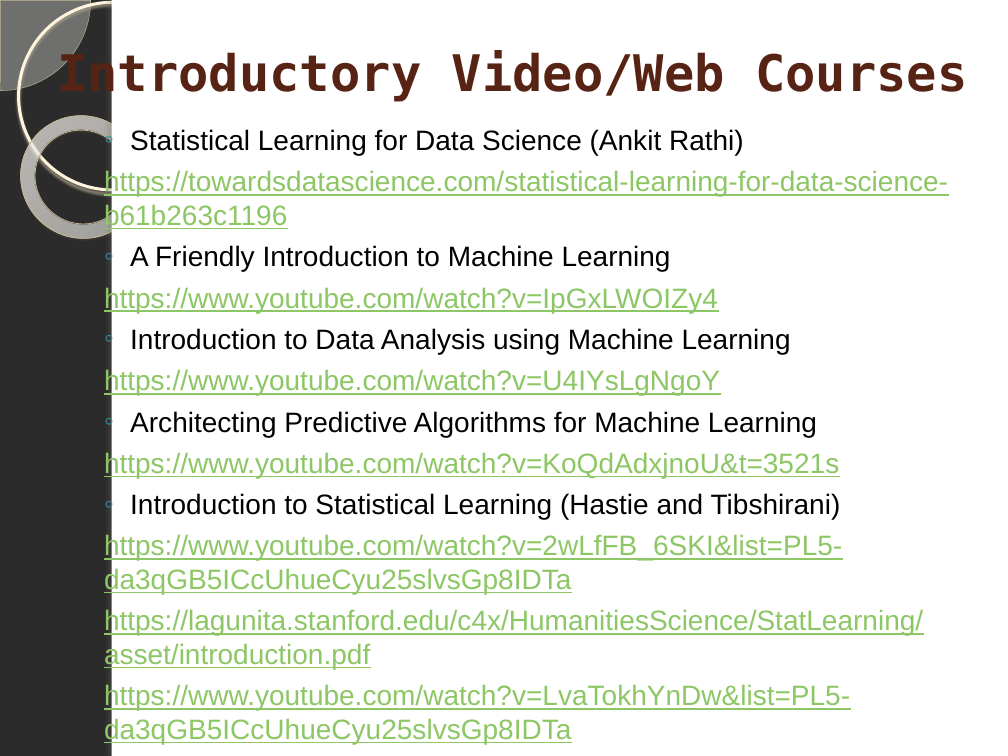
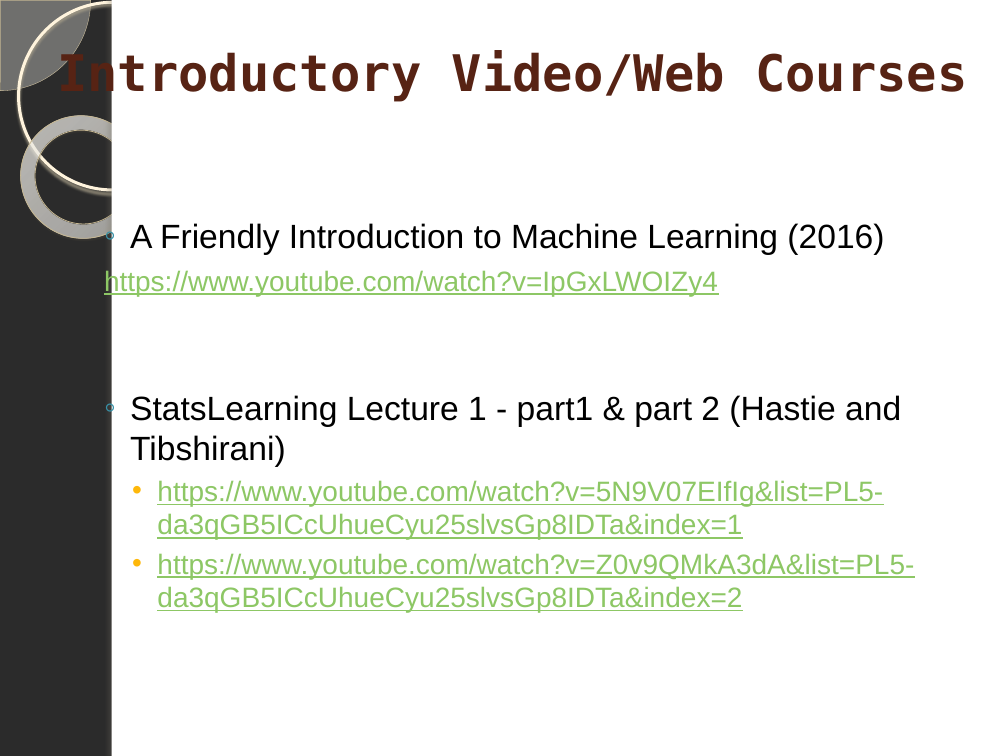
Before and after one commit to marinfotache/Data-Processing-Analysis-Science-with-R, a slide deck: slide 4 of 13 Introduction to Machine Learning and tidymodels ecosystem/13_Introduction to Machine Learning.pptx. Drawn at 1008x756 pixels with LibreOffice and Linux fonts; fonts in the diff are those of the drawing; background and template pictures are left out; a plain dark background stands for a picture behind light text. Boxes give left, top, right and bottom in pixels: in the first picture for what was removed or moved away, otherwise in the second. Text is boxed around its words. In the diff, an @@ line names an element or a change of style, - is before the commit and + after.

```diff
--- a/13 Introduction to Machine Learning and tidymodels ecosystem/13_Introduction to Machine Learning.pptx
+++ b/13 Introduction to Machine Learning and tidymodels ecosystem/13_Introduction to Machine Learning.pptx
@@ text "A Friendly Introduction to Machine ...": place and size @@
-text "A Friendly Introduction to Machine ..." at box(104, 129, 948, 744)
+text "A Friendly Introduction to Machine ..." at box(104, 223, 914, 612)
@@ text at box(130, 223, 884, 255): text changed; size 20 to 24 pt @@
-  ◦ Statistical Learning for Data Science (Ankit Rathi)
-  https://towardsdatascience.com/statistical-learning-for-data-science-b61b263c1196
-  ◦ A Friendly Introduction to Machine Learning
+  ◦ A Friendly Introduction to Machine Learning (2016)
@@ text at box(130, 395, 914, 612): text changed @@
-  ◦ Introduction to Data Analysis using Machine Learning
-  https://www.youtube.com/watch?v=U4IYsLgNgoY
-  ◦ Architecting Predictive Algorithms for Machine Learning
-  https://www.youtube.com/watch?v=KoQdAdxjnoU&t=3521s
-  ◦ Introduction to Statistical Learning (Hastie and Tibshirani)
-  https://www.youtube.com/watch?v=2wLfFB_6SKI&list=PL5-da3qGB5ICcUhueCyu25slvsGp8IDTa
-  https://lagunita.stanford.edu/c4x/HumanitiesScience/StatLearning/asset/introduction.pdf
-  https://www.youtube.com/watch?v=LvaTokhYnDw&list=PL5-da3qGB5ICcUhueCyu25slvsGp8IDTa
+  ◦ StatsLearning Lecture 1 - part1 & part 2 (Hastie and Tibshirani)
+    • https://www.youtube.com/watch?v=5N9V07EIfIg&list=PL5-da3qGB5ICcUhueCyu25slvsGp8IDTa&index=1
+    • https://www.youtube.com/watch?v=Z0v9QMkA3dA&list=PL5-da3qGB5ICcUhueCyu25slvsGp8IDTa&index=2
```
Also in this commit, not shown: 13 other slides changed, 1 slide added, 2 slides removed, 2 other files.
